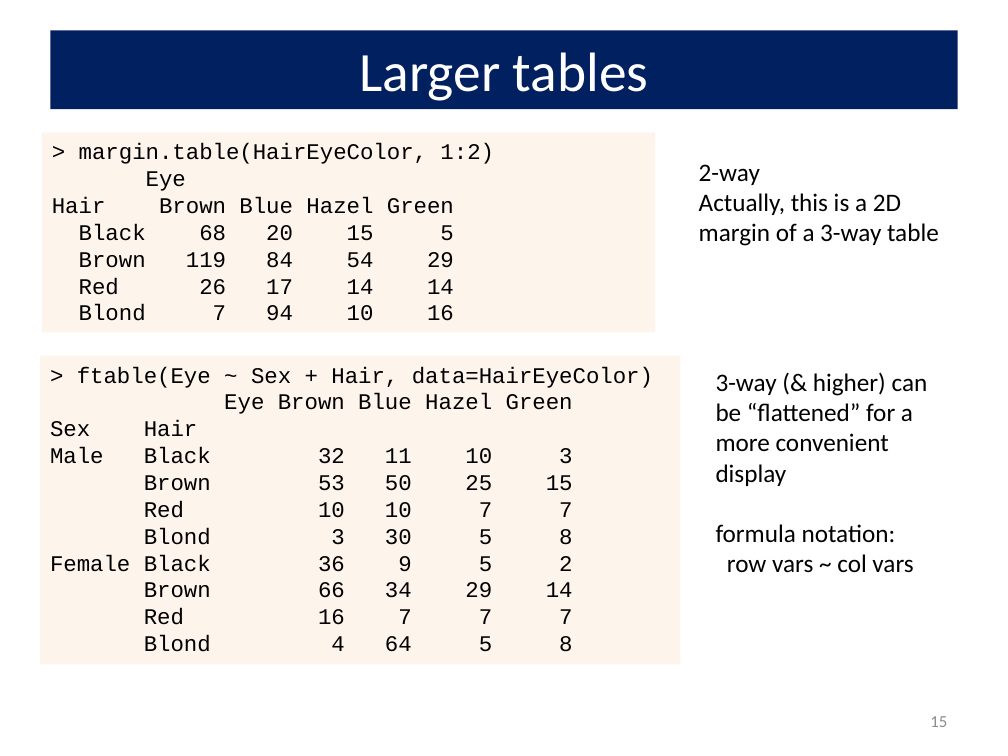
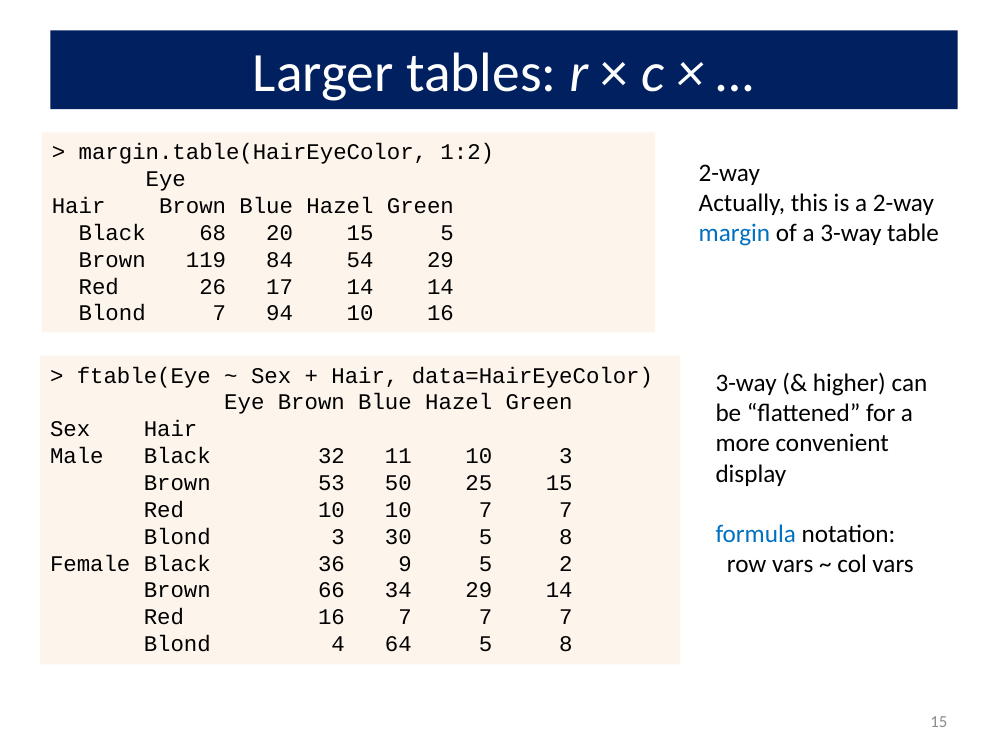
Before and after one commit to friendly/psy6136, a slide deck: slide 15 of docs/lectures/01-Overview.pptx. Drawn at 1008x756 pixels with LibreOffice and Linux fonts; fonts in the diff are those of the drawing. Boxes give left, top, right and bottom in pixels: in the first picture for what was removed or moved away, otherwise in the second. Text is boxed around its words. In the diff, an @@ line names an element or a change of style, - is before the commit and + after.

```diff
--- a/docs/lectures/01-Overview.pptx
+++ b/docs/lectures/01-Overview.pptx
@@ title at bbox=[253, 52, 664, 101]: text changed @@
-Larger tables
+Larger tables: r × c × …
@@ text at bbox=[699, 193, 939, 246]: text changed @@
-Actually, this is a 2D margin of a 3-way table
+Actually, this is a 2-way margin of a 3-way table
@@ text at bbox=[716, 524, 896, 543]: text colour #000000 to #0070C0 in "formula" @@
```
Also in this commit, not shown: 17 other slides changed, 8 slides added, 10 other files.
